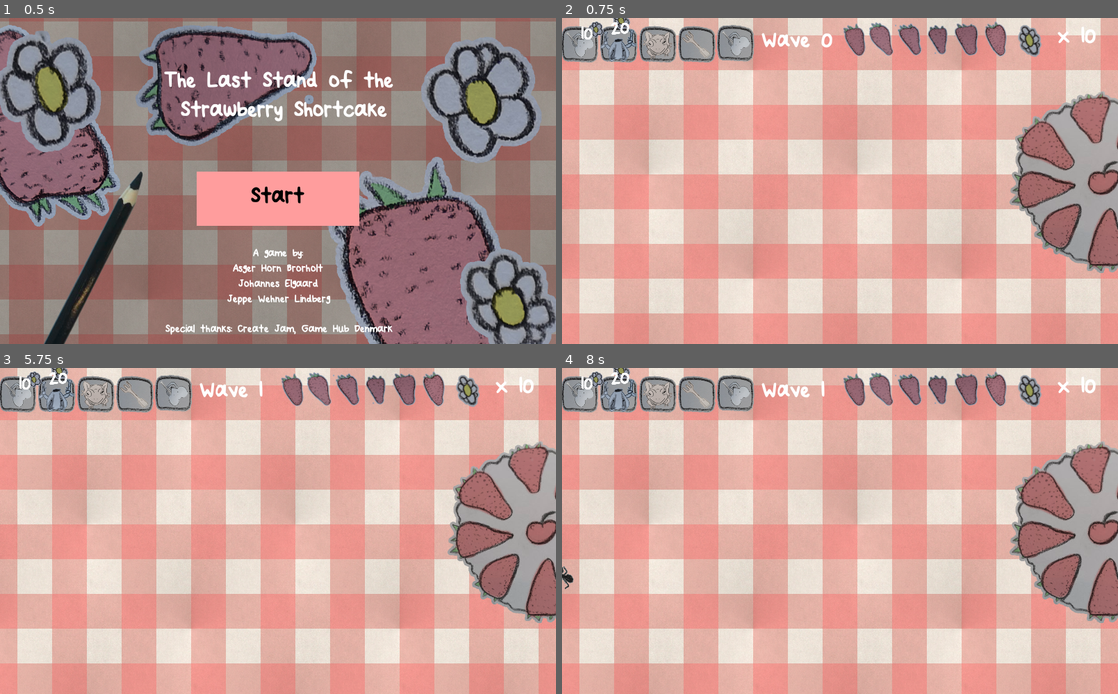
Above: before the commit, frames 1-4 (two rows, left to right).
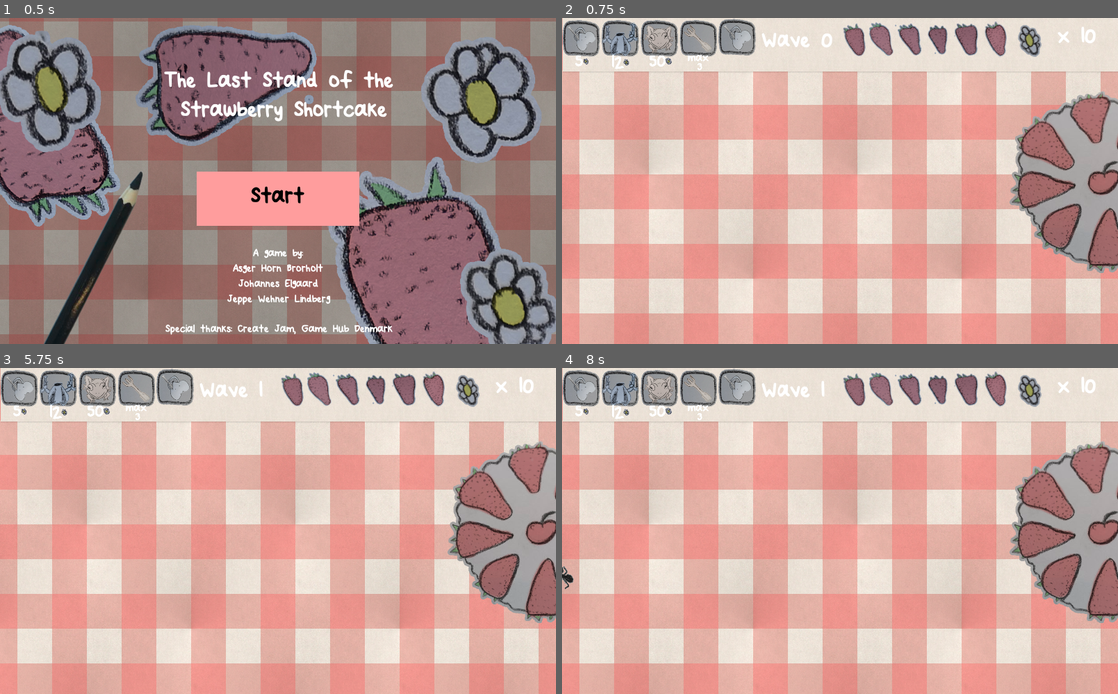
Above: after the commit, the same moments.

Repository: JeppeLindberg/Picnic
Game: Godot game, scene res://Scenes/TitleScreen.tscn
Same seed, same stepped clock (60 frames per second), same inputs: the game is played once before the commit and once after it. The engine's default icon, where the game draws it, is replaced by a stand-in: a white triangle on a blue panel in a dark square.
Inputs (mouse positions are in pixels of both pictures, inside the frame that each line leads up to):
- Up to frame 1 (0.5 s): no input
- Up to frame 2 (0.75 s): click "Start" at 0.5 s
- Up to frame 3 (5.75 s): tap Enter at 1.25, 2.75, 4.25 s; move the mouse to (400, 514) at 1.27 s; click (400, 514) at 1.42 s; tap Space at 2, 3.5, 5 s; move the mouse to (166, 547) at 2.02 s; click (166, 547) at 2.17 s; move the mouse to (333, 459) at 2.77 s; click (333, 459) at 2.92 s; move the mouse to (250, 596) at 3.52 s; click (250, 596) at 3.67 s; move the mouse to (444, 579) at 4.27 s; click (444, 579) at 4.42 s; move the mouse to (111, 482) at 5.02 s; click (111, 482) at 5.17 s
- Up to frame 4 (8 s): move the mouse to (867, 531) at 5.77 s; click (867, 531) at 5.92 s; move the mouse to (756, 449) at 6.52 s; click (756, 449) at 6.67 s; move the mouse to (962, 514) at 7.27 s; click (962, 514) at 7.42 s

Frame 1 is identical in both runs. In frame 2, 11% of the frame differs, in the area x 0-100%, y 0-17%; in frame 3, 11%; in frame 4, 11%.

Commit message:
Topbar and cake move

Diff:
--- a/Scenes/MainScene.tscn
+++ b/Scenes/MainScene.tscn
@@ -6,12 +6,15 @@
 [ext_resource path="res://Assets/Tower.tscn" type="PackedScene" id=4]
 [ext_resource path="res://Assets/Cake.tscn" type="PackedScene" id=5]
 [ext_resource path="res://Scripts/GameState.gd" type="Script" id=6]
+[ext_resource path="res://Resources/UI/FrogCost.png" type="Texture" id=7]
 [ext_resource path="res://Scripts/PlaceableTemplate.gd" type="Script" id=8]
 [ext_resource path="res://Scripts/Nodes.gd" type="Script" id=9]
+[ext_resource path="res://Resources/UI/MouseCost.png" type="Texture" id=10]
 [ext_resource path="res://Assets/TowerPreview.tscn" type="PackedScene" id=11]
 [ext_resource path="res://Assets/PicnicClothBackground.tscn" type="PackedScene" id=12]
 [ext_resource path="res://Resources/UI/MouseIcon.png" type="Texture" id=13]
-[ext_resource path="res://Resources/UI/Mousecost.png" type="Texture" id=19]
+[ext_resource path="res://Resources/UI/ForkCost.png" type="Texture" id=14]
+[ext_resource path="res://Assets/Fork.tscn" type="PackedScene" id=15]
 [ext_resource path="res://Assets/BadgerTower.tscn" type="PackedScene" id=20]
 [ext_resource path="res://Assets/BadgerTowerPreview.tscn" type="PackedScene" id=21]
 [ext_resource path="res://Resources/UI/BadgerIcon.png" type="Texture" id=22]
@@ -19,7 +22,7 @@
 [ext_resource path="res://Assets/FrogTower.tscn" type="PackedScene" id=24]
 [ext_resource path="res://Assets/FrogTowerPreview.tscn" type="PackedScene" id=25]
 [ext_resource path="res://Resources/UI/FrogIcon.png" type="Texture" id=26]
-[ext_resource path="res://Assets/Fork.tscn" type="PackedScene" id=27]
+[ext_resource path="res://Resources/UI/Bordertop.png" type="Texture" id=27]
 [ext_resource path="res://Resources/UI/ForkIcon.png" type="Texture" id=28]
 [ext_resource path="res://Assets/CoffeeCup.tscn" type="PackedScene" id=29]
 [ext_resource path="res://Assets/CoffeeCupPreview.tscn" type="PackedScene" id=30]
@@ -31,6 +34,11 @@
 position = Vector2( 448, 384 )
 z_index = -10
 
+[node name="Bordertop" type="Sprite" parent="."]
+position = Vector2( 519.2, 64 )
+scale = Vector2( 0.54, 0.66 )
+texture = ExtResource( 27 )
+
 [node name="Nodes" type="Node2D" parent="."]
 script = ExtResource( 9 )
 
@@ -39,7 +47,7 @@
 
 [node name="GameState" type="Node2D" parent="."]
 script = ExtResource( 6 )
-end_index = 700
+end_index = 900
 lanes = 10
 
 [node name="GUI" parent="." instance=ExtResource( 2 )]
@@ -50,7 +58,7 @@
 objects = [ NodePath("Mouse"), NodePath("Badger"), NodePath("Frog"), NodePath("Fork"), NodePath("CoffeeCup") ]
 
 [node name="Mouse" type="Sprite" parent="InputManager"]
-position = Vector2( 32, 48 )
+position = Vector2( 35, 37 )
 scale = Vector2( 0.546875, 0.546875 )
 texture = ExtResource( 13 )
 script = ExtResource( 8 )
@@ -58,8 +66,13 @@
 preview_object = ExtResource( 11 )
 price = 5
 
+[node name="MouseCost" type="Sprite" parent="InputManager/Mouse"]
+position = Vector2( 1.82857, 76.8 )
+scale = Vector2( 0.457143, 0.457143 )
+texture = ExtResource( 10 )
+
 [node name="Badger" type="Sprite" parent="InputManager"]
-position = Vector2( 104, 48 )
+position = Vector2( 107, 37 )
 scale = Vector2( 0.546875, 0.546875 )
 texture = ExtResource( 22 )
 script = ExtResource( 8 )
@@ -67,8 +80,13 @@
 preview_object = ExtResource( 21 )
 price = 12
 
+[node name="BadgerCost" type="Sprite" parent="InputManager/Badger"]
+position = Vector2( 5.48572, 80.4571 )
+scale = Vector2( 0.457143, 0.457143 )
+texture = ExtResource( 23 )
+
 [node name="Frog" type="Sprite" parent="InputManager"]
-position = Vector2( 176, 48 )
+position = Vector2( 179, 37 )
 scale = Vector2( 0.546875, 0.546875 )
 texture = ExtResource( 26 )
 script = ExtResource( 8 )
@@ -76,19 +94,29 @@
 preview_object = ExtResource( 25 )
 price = 50
 
+[node name="FrogCost" type="Sprite" parent="InputManager/Frog"]
+position = Vector2( 3.6571, 74.9714 )
+scale = Vector2( 0.457143, 0.457143 )
+texture = ExtResource( 7 )
+
 [node name="Fork" type="Sprite" parent="InputManager"]
-position = Vector2( 248, 48 )
+position = Vector2( 251, 37 )
 scale = Vector2( 0.546875, 0.546875 )
 texture = ExtResource( 28 )
 script = ExtResource( 8 )
-spawn_object = ExtResource( 27 )
-preview_object = ExtResource( 27 )
+spawn_object = ExtResource( 15 )
+preview_object = ExtResource( 15 )
 extraPositions = [ Vector2( 0, 0 ), Vector2( 0, 64 ), Vector2( 0, -64 ) ]
 price = 0
 limit = 3
 
+[node name="ForkCost" type="Sprite" parent="InputManager/Fork"]
+position = Vector2( 1.82861, 80.4571 )
+scale = Vector2( 0.457143, 0.457143 )
+texture = ExtResource( 14 )
+
 [node name="CoffeeCup" type="Sprite" parent="InputManager"]
-position = Vector2( 319, 46 )
+position = Vector2( 322, 35 )
 scale = Vector2( 0.546875, 0.546875 )
 texture = ExtResource( 13 )
 script = ExtResource( 8 )
@@ -96,16 +124,6 @@
 preview_object = ExtResource( 30 )
 extraPositions = [ Vector2( 0, 0 ), Vector2( 0, 64 ), Vector2( 64, 0 ), Vector2( 64, 64 ) ]
 price = 0
-
-[node name="Mousecost" type="Sprite" parent="InputManager"]
-position = Vector2( 56, 24 )
-scale = Vector2( 0.25, 0.25 )
-texture = ExtResource( 19 )
-
-[node name="BadgerCost" type="Sprite" parent="InputManager"]
-position = Vector2( 112, 8 )
-scale = Vector2( 0.25, 0.25 )
-texture = ExtResource( 23 )
 
 [node name="PickupSpawn" type="Node2D" parent="."]
 position = Vector2( 464, 4 )
Binary file changed: Resources/UI/BadgerCost.png
Binary file changed: Resources/UI/Bordertop.png
Binary file added: Resources/UI/ForkCost.png
Not shown, added: Resources/UI/ForkCost.png.import
Binary file added: Resources/UI/FrogCost.png
Not shown, changed: Resources/UI/FrogCost.png.import
Binary file added: Resources/UI/MouseCost.png
Not shown, added: Resources/UI/MouseCost.png.import
Binary file removed: Resources/UI/Mousecost.png
Not shown: 1 places in Scenes/MainScene.tscn that only renumber resources
Not shown, changed: Resources/UI/BadgerCost.xcf
Not shown, added: Resources/UI/ForkCost.xcf
(and 2 more such lines)
